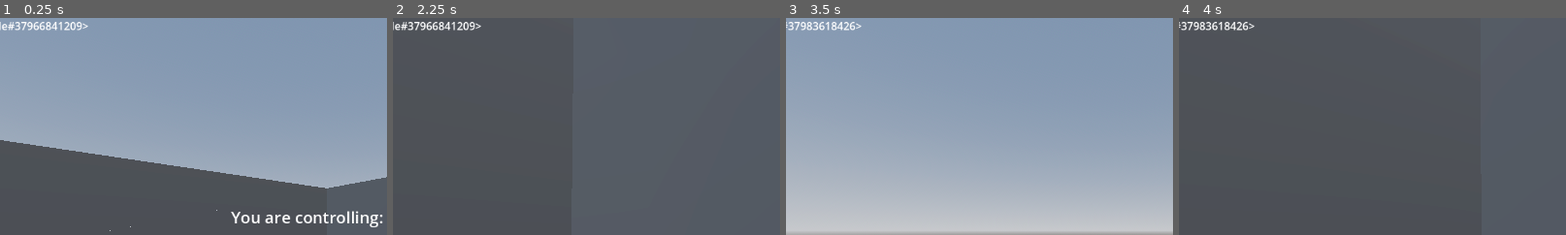
Above: before the commit, frames 1-4 (left to right).
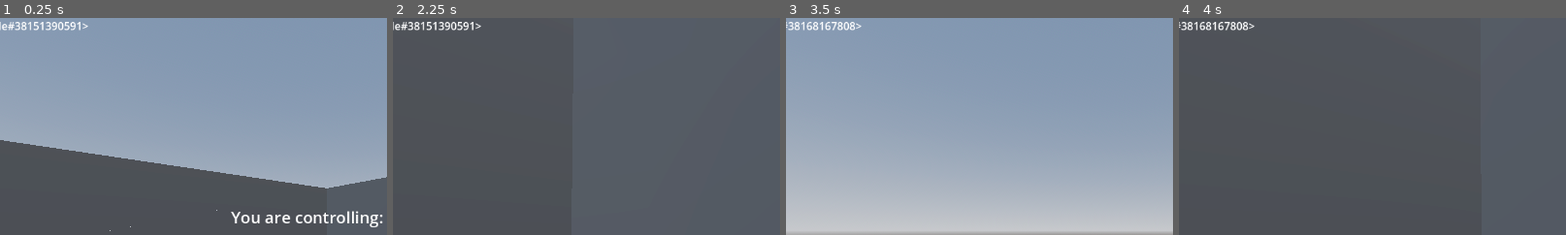
Above: after the commit, the same moments.

Repository: city-high-rider/soulswap
Game: Godot game, scene res://test_level.tscn
The game is run twice, just before and just after one commit, with the same random seed, the same clock (stepped at 60 frames per second) and the same inputs.
Inputs (mouse positions are % of the whole screen's width and height, from its top left):
- Up to frame 1 (0.25 s): no input
- Up to frame 2 (2.25 s): move the mouse to (55, 50) at 0.52 s; hold W (forward) from 0.53 s (still down); tap F (possess) at 0.6 s; tap Space (jump) at 0.77, 1.52 s; move the mouse to (45, 50) at 1.27 s; click (45, 50) at 1.35 s; move the mouse to (52, 48) at 2.02 s; tap Tab (toggle_info) at 2.1 s
- Up to frame 3 (3.5 s): keep holding W (forward); tap Enter at 2.75 s; move the mouse to (49, 52) at 2.77 s; tap F (possess) at 2.85 s; tap Space (jump) at 3.02 s
- Up to frame 4 (4 s): keep holding W (forward); move the mouse to (57, 51) at 3.52 s; press the mouse at (57, 51) at 3.53 s; tap Space (jump) at 3.77 s
The pictures show only the part of the screen within x 8-57%, y 0-50%; the shares and areas given below are measured in that part.

The runs differ from the first frame. In frame 1, 0.3% of the frame differs, in the area x 5-22%, y 1-6%; in frame 2, 0.4%; in frame 3, 0.3%; in frame 4, 0.3%.

Commit message:
Make hitbox area3D instead of collisionShape

Diff:
--- a/components/body_parts/machine_gun.tscn
+++ b/components/body_parts/machine_gun.tscn
@@ -49,8 +49,8 @@
 height = 0.2
 radial_segments = 6
 
-[sub_resource type="BoxShape3D" id="BoxShape3D_vfhq3"]
-size = Vector3(0.208968, 0.313255, 0.634438)
+[sub_resource type="BoxShape3D" id="BoxShape3D_s3b4k"]
+size = Vector3(0.21985, 0.432274, 0.750673)
 
 [node name="MachineGun" type="Node3D"]
 script = ExtResource("1_kqkdi")
@@ -89,18 +89,6 @@
 process_material = SubResource("ParticleProcessMaterial_328js")
 draw_pass_1 = SubResource("CylinderMesh_15cbd")
 
-[node name="HitboxArea" type="Area3D" parent="."]
-
-[node name="Hitbox" type="CollisionShape3D" parent="HitboxArea" node_paths=PackedStringArray("health_component")]
-transform = Transform3D(1, 0, 0, 0, 1, 0, 0, 0, 1, 0, 0, -0.0978166)
-shape = SubResource("BoxShape3D_vfhq3")
-script = ExtResource("3_uihti")
-health_component = NodePath("../HealthComponent")
-
-[node name="HealthComponent" type="Node" parent="HitboxArea"]
-script = ExtResource("4_eguk2")
-max_health = 10
-
 [node name="UI" type="Control" parent="."]
 layout_mode = 3
 anchors_preset = 15
@@ -122,7 +110,7 @@
 offset_bottom = 0.0
 grow_horizontal = 0
 grow_vertical = 0
-health = NodePath("../../HitboxArea/HealthComponent")
+health = NodePath("../../HealthComponent")
 
 [node name="AmmoCount" type="Label" parent="UI"]
 layout_mode = 1
@@ -140,4 +128,16 @@
 text = "Ammo:"
 horizontal_alignment = 1
 
-[connection signal="died" from="HitboxArea/HealthComponent" to="." method="_on_health_component_died"]
+[node name="HealthComponent" type="Node" parent="."]
+script = ExtResource("4_eguk2")
+max_health = 10
+
+[node name="Hitbox" type="Area3D" parent="." node_paths=PackedStringArray("health_component")]
+script = ExtResource("3_uihti")
+health_component = NodePath("../HealthComponent")
+
+[node name="CollisionShape3D" type="CollisionShape3D" parent="Hitbox"]
+transform = Transform3D(1, 0, 0, 0, 1, 0, 0, 0, 1, 0, 0, -0.102348)
+shape = SubResource("BoxShape3D_s3b4k")
+
+[connection signal="died" from="HealthComponent" to="." method="_on_health_component_died"]
--- a/components/hitbox.gd
+++ b/components/hitbox.gd
@@ -1,4 +1,4 @@
-extends CollisionShape3D
+extends Area3D
 class_name Hitbox
 
 # This is a hitbox for anything that needs to receive damage from an in-game source.
--- a/components/hitbox.tscn
+++ b/components/hitbox.tscn
@@ -2,5 +2,7 @@
 
 [ext_resource type="Script" path="res://components/hitbox.gd" id="1_qx3eb"]
 
-[node name="Hitbox" type="CollisionShape3D"]
+[node name="Hitbox" type="Area3D"]
+collision_layer = 2
+collision_mask = 0
 script = ExtResource("1_qx3eb")
--- a/project.godot
+++ b/project.godot
@@ -61,3 +61,7 @@
 "events": [Object(InputEventMouseButton,"resource_local_to_scene":false,"resource_name":"","device":-1,"window_id":0,"a …(241 unchanged characters)…
 ]
 }
+
+[layer_names]
+
+3d_physics/layer_2="Hitboxes"
--- a/shells/player_body.tscn
+++ b/shells/player_body.tscn
@@ -1,7 +1,7 @@
-[gd_scene load_steps=14 format=3 uid="uid://bb3ty1kswqumk"]
+[gd_scene load_steps=15 format=3 uid="uid://bb3ty1kswqumk"]
 
 [ext_resource type="Script" path="res://components/possessable_body.gd" id="1_i6q6v"]
-[ext_resource type="Script" path="res://components/hitbox.gd" id="2_4rdql"]
+[ext_resource type="PackedScene" uid="uid://bfm48yun2gt84" path="res://components/hitbox.tscn" id="2_trean"]
 [ext_resource type="Script" path="res://components/health_component.gd" id="3_fdlml"]
 [ext_resource type="PackedScene" uid="uid://s4xxvp4y718y" path="res://components/player_head.tscn" id="4_5j8mo"]
 [ext_resource type="Script" path="res://components/states/state_machine.gd" id="5_rv6ym"]
@@ -12,7 +12,11 @@
 [ext_resource type="Script" path="res://components/states/Label.gd" id="10_0b1sr"]
 [ext_resource type="PackedScene" uid="uid://clsubmog0dnfk" path="res://components/UI/body_information.tscn" id="10_pacg2"]
 
-[sub_resource type="CapsuleShape3D" id="CapsuleShape3D_ng65v"]
+[sub_resource type="CapsuleShape3D" id="CapsuleShape3D_vsk44"]
+
+[sub_resource type="CapsuleShape3D" id="CapsuleShape3D_gptev"]
+radius = 0.581739
+height = 2.22502
 
 [sub_resource type="CapsuleMesh" id="CapsuleMesh_oresp"]
 
@@ -24,10 +28,14 @@
 state_machine = NodePath("StateMachine")
 UI = NodePath("PlayerUI")
 
-[node name="Hitbox" type="CollisionShape3D" parent="." node_paths=PackedStringArray("health_component")]
-shape = SubResource("CapsuleShape3D_ng65v")
-script = ExtResource("2_4rdql")
+[node name="CollisionShape3D" type="CollisionShape3D" parent="."]
+shape = SubResource("CapsuleShape3D_vsk44")
+
+[node name="Hitbox" parent="." node_paths=PackedStringArray("health_component") instance=ExtResource("2_trean")]
 health_component = NodePath("../HealthComponent")
+
+[node name="CollisionShape3D" type="CollisionShape3D" parent="Hitbox"]
+shape = SubResource("CapsuleShape3D_gptev")
 
 [node name="MeshInstance3D" type="MeshInstance3D" parent="."]
 mesh = SubResource("CapsuleMesh_oresp")
--- a/shells/roller_body.tscn
+++ b/shells/roller_body.tscn
@@ -12,7 +12,10 @@
 [ext_resource type="PackedScene" uid="uid://clsubmog0dnfk" path="res://components/UI/body_information.tscn" id="7_yux01"]
 [ext_resource type="Script" path="res://components/states/Label.gd" id="11_2adfa"]
 
-[sub_resource type="SphereShape3D" id="SphereShape3D_0uvj3"]
+[sub_resource type="SphereShape3D" id="SphereShape3D_uwm6i"]
+
+[sub_resource type="SphereShape3D" id="SphereShape3D_tc0vi"]
+radius = 0.551679
 
 [sub_resource type="SphereMesh" id="SphereMesh_wy4oy"]
 
@@ -23,10 +26,15 @@
 state_machine = NodePath("StateMachine")
 UI = NodePath("PlayerUI")
 
-[node name="Hitbox" type="CollisionShape3D" parent="." node_paths=PackedStringArray("health_component")]
-shape = SubResource("SphereShape3D_0uvj3")
+[node name="CollisionShape3D" type="CollisionShape3D" parent="."]
+shape = SubResource("SphereShape3D_uwm6i")
+
+[node name="Hitbox" type="Area3D" parent="." node_paths=PackedStringArray("health_component")]
 script = ExtResource("2_dg4nn")
 health_component = NodePath("../HealthComponent")
+
+[node name="CollisionShape3D" type="CollisionShape3D" parent="Hitbox"]
+shape = SubResource("SphereShape3D_tc0vi")
 
 [node name="HealthComponent" type="Node" parent="."]
 script = ExtResource("3_ogw27")
Not shown: 1 places in shells/roller_body.tscn that only renumber resources
